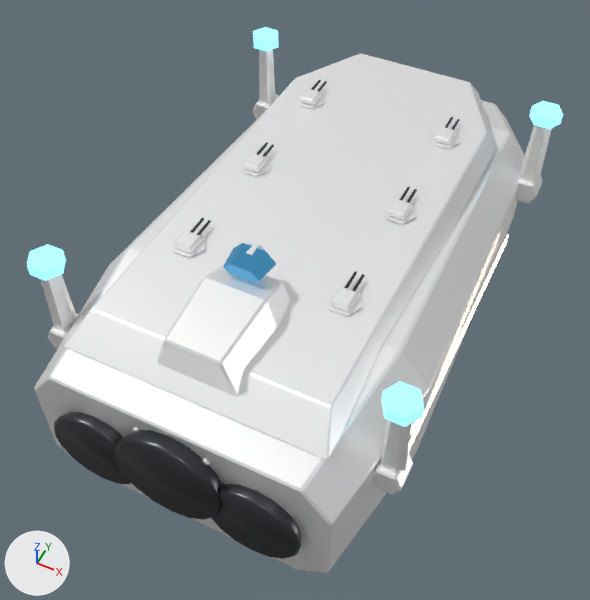
An edit to the glTF model public/models/ships/bastion.glb, drawn before and after from the same camera.
Before and after are seen from a camera (50 mm lens) standing at (0.83, -1.91, 2.11) and looking at (-0.02, -0.22, -0.01). Arrows for +X, +Y and +Z are at lower left; the lights stay in place. The older version comes first. Where no turn or scale is listed for an object, it has been applied to the vertices.

The first picture shows 'Кабина', 'Кожух_дюзы', 'Кожух_дюзы.001', 'Кожух_дюзы.002', 'Корпус', 'Пилон_ствол', 'Пилон_ствол.001', 'Пилон_ствол.003', 'Рубка', 'Стена', 'Эмиттер.001', 'Эмиттер.003' and 30 more.
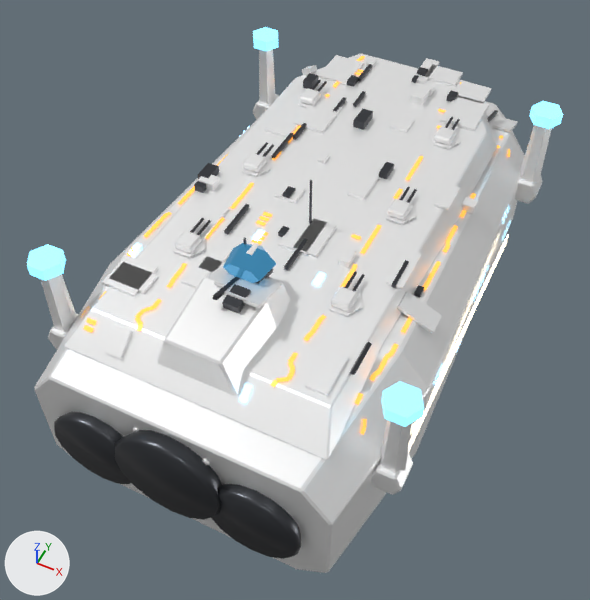
Pixel boxes [x1, y1, x2, y2] of what changed, in the pictures (590 x 600 px):
'Накладные_плиты', added: after [102, 55, 518, 396]
'Механика', added: after [194, 64, 498, 375]
'Разметка', added: after [81, 56, 510, 435]
'Решётки', added: after [128, 126, 511, 404]

The change, as a list of edits to the scene's bpy script:
```text
Add mat_vent:
    mat_vent = principled_material('vent')
    mat_vent.base_color = (0.05, 0.12, 0.2)  # dark blue #3f617c
    mat_vent.metallic = 0.3
    mat_vent.roughness = 0.3
    mat_vent.emission_color = (0.25, 0.65, 1.0)  # blue #89d3ff
    mat_vent.emission_strength = 4.0
Add mat_stripe:
    mat_stripe = principled_material('stripe')
    mat_stripe.base_color = (1.0, 0.42, 0.08)  # orange #ffad50
    mat_stripe.metallic = 0.2
    mat_stripe.roughness = 0.45
    mat_stripe.emission_color = (1.0, 0.38, 0.05)  # orange #ffa63f
    mat_stripe.emission_strength = 1.2
Add me_механика:
    me_механика.from_pydata(...)  # 216 vertices, 324 faces; spans x -0.41..0.41, y -0.79..0.79, z -0.17..0.17
    me_механика.materials.append(mat_dark)  # dark grey #4b4d52
Add me_накладные_плиты:
    me_накладные_плиты.from_pydata(...)  # 264 vertices, 396 faces; spans x -0.46..0.46, y -0.86..0.86, z -0.14..0.14
    me_накладные_плиты.materials.append(mat_hull2)  # white #ffffff
Add me_решётки:
    me_решётки.from_pydata(...)  # 200 vertices, 100 faces; spans x -0.562..0.562, y -0.725..0.725, z -0.225..0.225
    me_решётки.materials.append(mat_vent)  # dark blue #3f617c, glowing blue #89d3ff
Add me_разметка:
    me_разметка.from_pydata(...)  # 856 vertices, 428 faces; spans x -0.46..0.46, y -0.8..0.8, z -0.07..0.07
    me_разметка.materials.append(mat_stripe)  # orange #ffad50, glowing orange #ffa63f
Add ob_механика:
    ob_механика = bpy.data.objects.new('Механика', me_механика)
    ob_механика.location = (0.02, 0.085, 0.358)
Add ob_накладные_плиты:
    ob_накладные_плиты = bpy.data.objects.new('Накладные_плиты', me_накладные_плиты)
    ob_накладные_плиты.location = (0.056, -0.015, 0.338)
Add ob_решётки:
    ob_решётки = bpy.data.objects.new('Решётки', me_решётки)
    ob_решётки.location = (0.0, -0.133, 0.129)
Add ob_разметка:
    ob_разметка = bpy.data.objects.new('Разметка', me_разметка)
    ob_разметка.location = (0.0, -0.041, 0.283)
```
